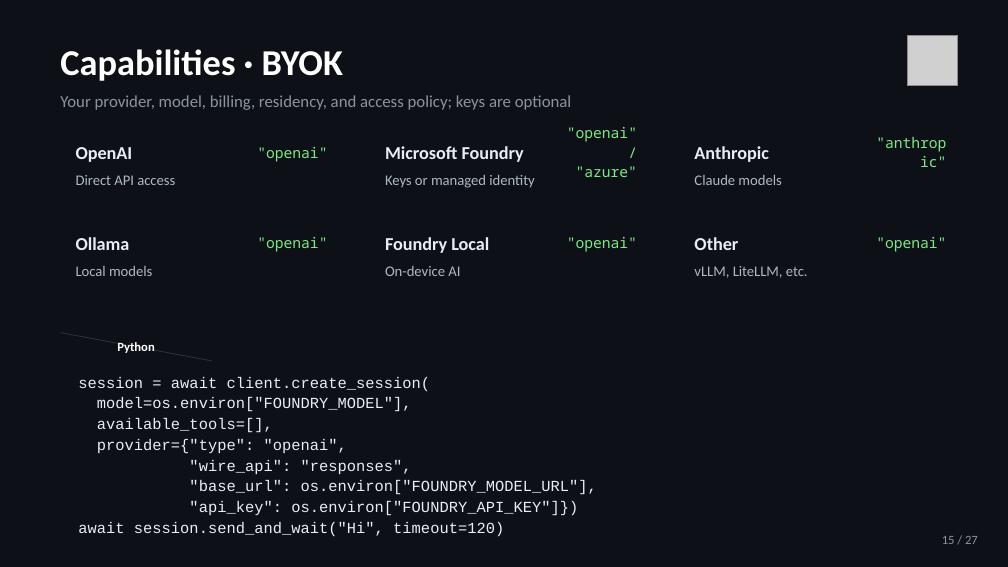
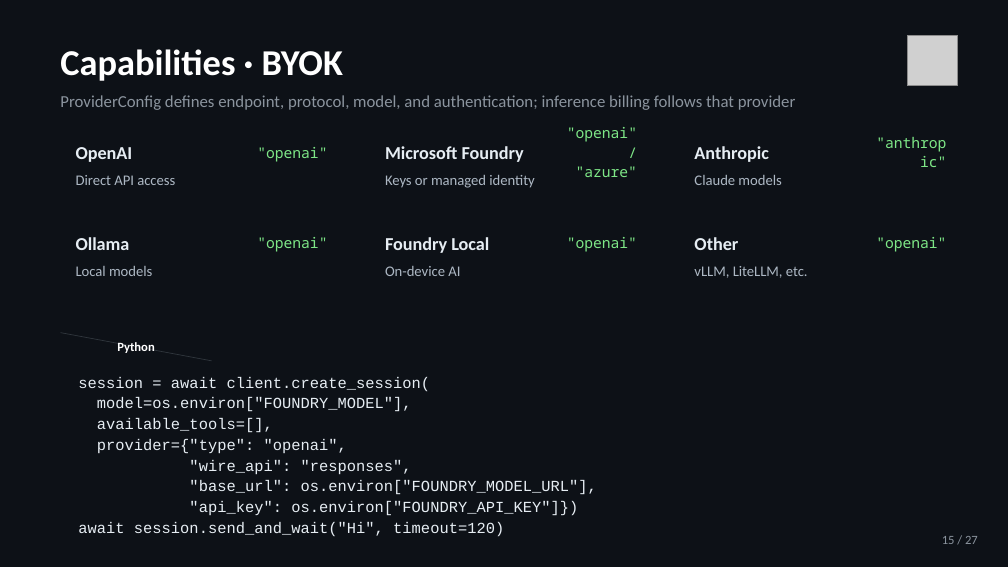
Before and after one commit to jeffrey-groneberg/ghcp_sdk, a slide deck: slide 15 of GitHub-Copilot-SDK.pptx. Drawn at 1008x567 pixels with LibreOffice and Linux fonts; fonts in the diff are those of the drawing; grey boxes stand for pictures. Boxes give left, top, right and bottom in pixels: in the first picture for what was removed or moved away, otherwise in the second. Text is boxed around its words. In the diff, an @@ line names an element or a change of style, - is before the commit and + after.

```diff
--- a/GitHub-Copilot-SDK.pptx
+++ b/GitHub-Copilot-SDK.pptx
@@ text at box(60, 95, 796, 110): text changed @@
-Your provider, model, billing, residency, and access policy; keys are optional
+ProviderConfig defines endpoint, protocol, model, and authentication; inference billing follows that provider
```
Also in this commit, not shown: 18 other slides changed, 1 other file.
